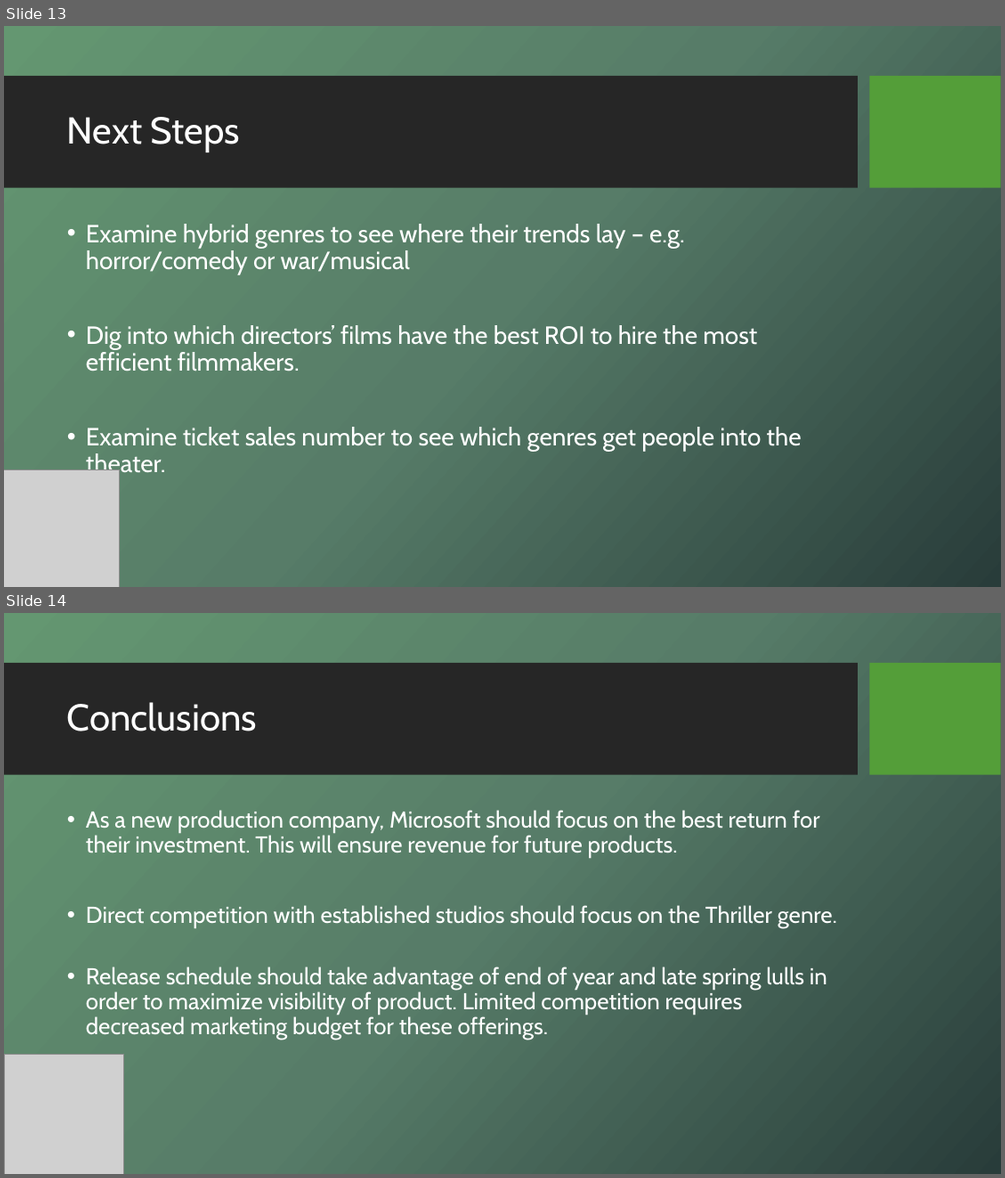
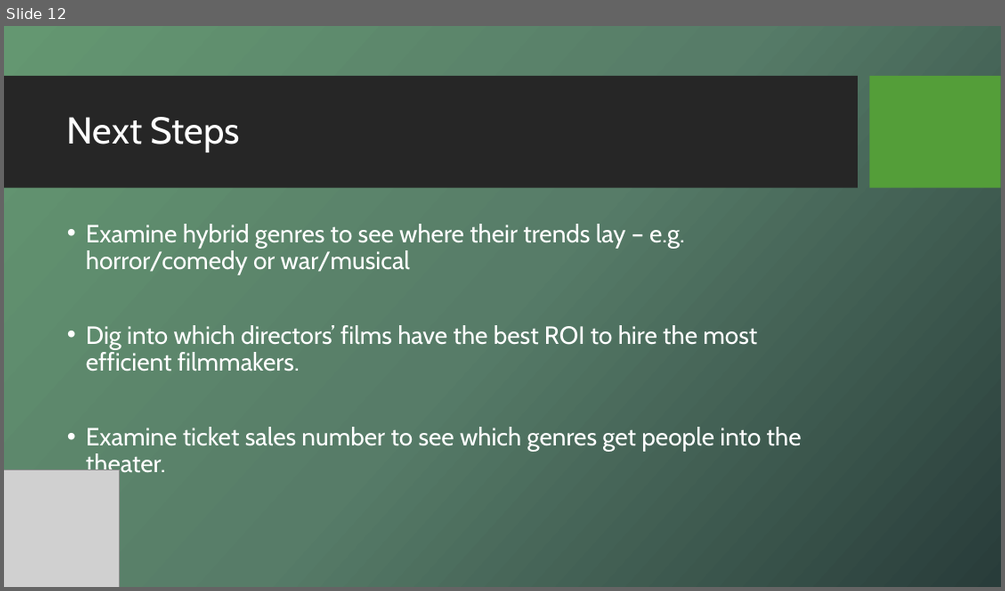
Before and after one commit to houleyemballo/AnalysisMovieData, a slide deck: Movie Production Recommendations for Microsoft StudiosV2.pptx. Shown one above the other, each under a label of ours: slides 13 and 14 before the commit, slide 12 after it. The pictures are 1005x1178 and 1005x591 pixels, drawn with LibreOffice and Linux fonts; fonts in the diff are those of the drawing; grey boxes stand for pictures; background and template pictures are left out. Boxes give left, top, right and bottom in pixels: in the first picture for what was removed or moved away, otherwise in the second. Text is boxed around its words. In the diff, an @@ line names an element or a change of style, - is before the commit and + after.

```diff
--- a/Movie Production Recommendations for Microsoft StudiosV2.pptx
+++ b/Movie Production Recommendations for Microsoft StudiosV2.pptx
@@ slide 14 removed at (4,613,1001,1174), background picture (left out); not listed: 2 template elements that a slide beside it also shows @@
@@ title removed at (67,702,257,731) @@
-Conclusions
@@ text removed at (86,810,837,1038) @@
-• As a new production company, Microsoft should focus on the best return for their investment. This will ensure revenue for future products.
-• Direct competition with established studios should focus on the Thriller genre.
-• Release schedule should take advantage of end of year and late spring lulls in order to maximize visibility of product. Limited competition requires decreased marketing budget for these offerings.
@@ picture removed at (4,1054,123,1174) @@
@@ what was slide 13 is now slide 12 @@
```
Also in this commit, not shown: 6 slides changed, 1 other slide removed.
